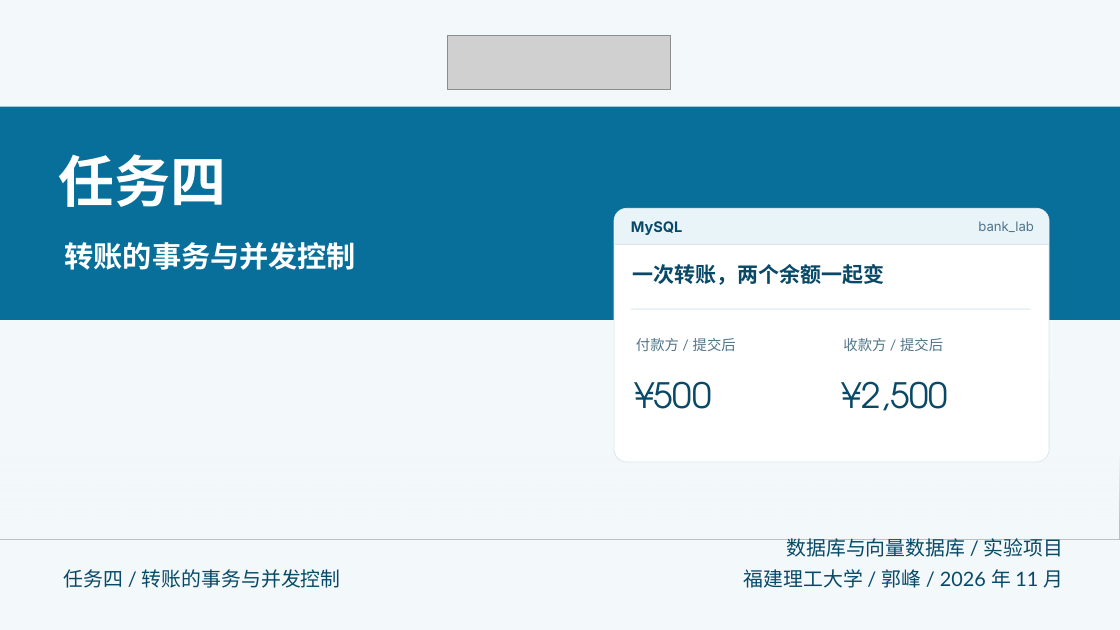
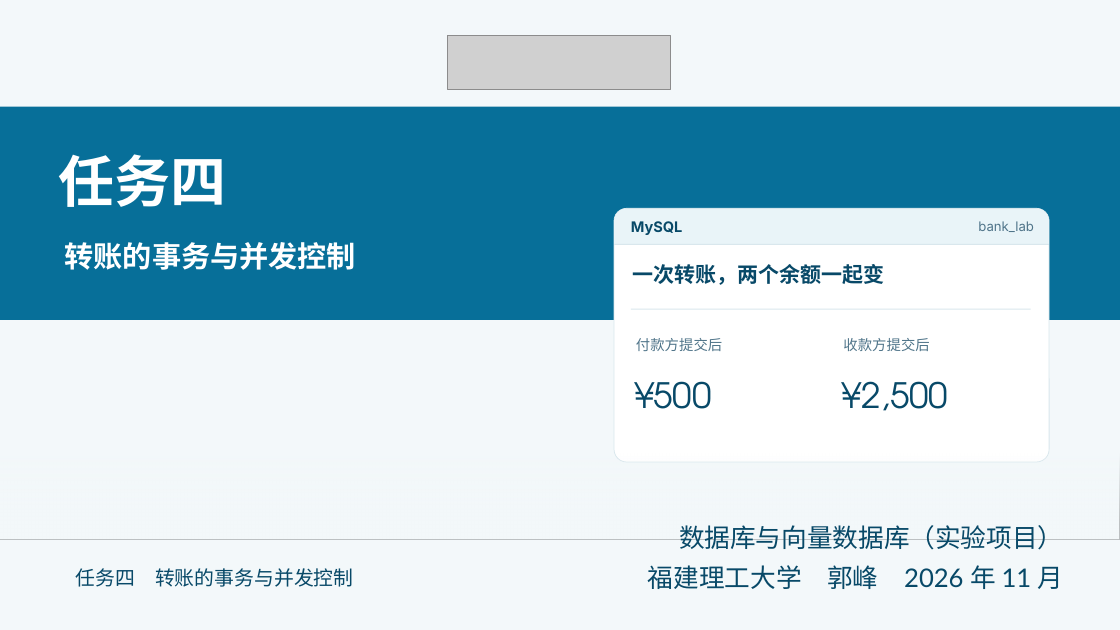
Before and after one commit to AurLemon/pageslip-demo, a slide deck: slide 1 of presentations/task-4-transactions.pptx. Drawn at 1120x630 pixels with LibreOffice and Linux fonts; fonts in the diff are those of the drawing; grey boxes stand for pictures. Boxes give left, top, right and bottom in pixels: in the first picture for what was removed or moved away, otherwise in the second. Text is boxed around its words. In the diff, an @@ line names an element or a change of style, - is before the commit and + after.

Commit message:
docs(presentation): 按数据结构答辩稿调整页脚

```diff
--- a/presentations/task-4-transactions.pptx
+++ b/presentations/task-4-transactions.pptx
@@ text at (636,338,722,351): text changed @@
-付款方 / 提交后
+付款方提交后
@@ text at (843,338,929,351): text changed @@
-收款方 / 提交后
+收款方提交后
@@ text at (679,525,1063,550): text changed; size 17 to 22 pt @@
-数据库与向量数据库 / 实验项目
+数据库与向量数据库（实验项目）
@@ text at (76,568,354,587): text changed @@
-任务四 / 转账的事务与并发控制
+任务四 转账的事务与并发控制
@@ text at (648,565,1064,589): text changed; size 17 to 22 pt @@
-福建理工大学 / 郭峰 / 2026 年 11 月
+福建理工大学 郭峰 2026 年 11 月
```
Also in this commit, not shown: 21 other slides changed, 1 other file.
